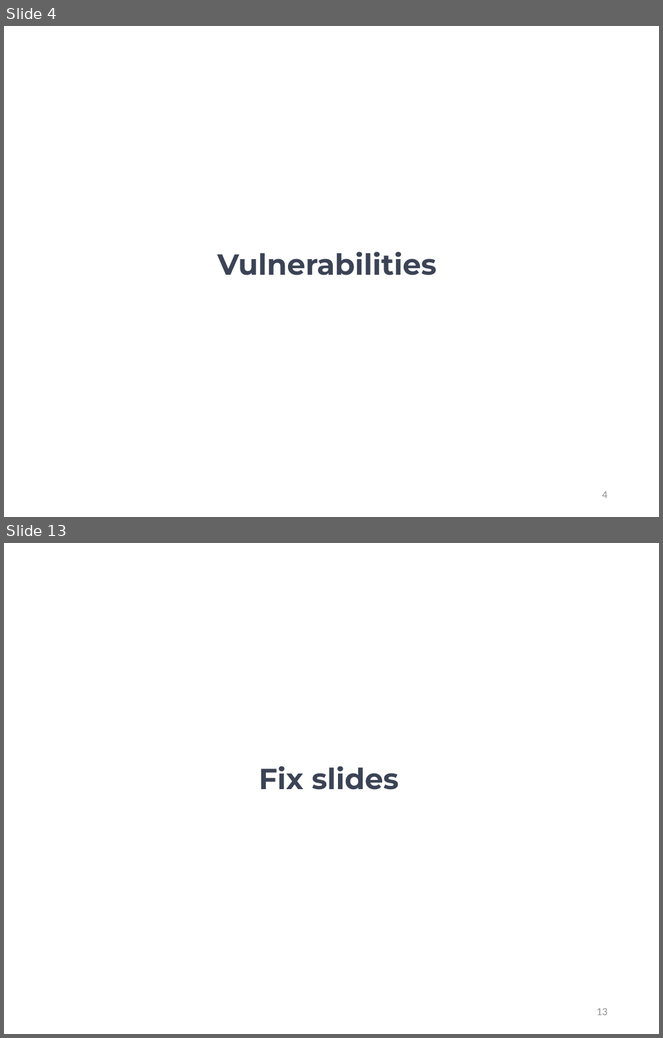
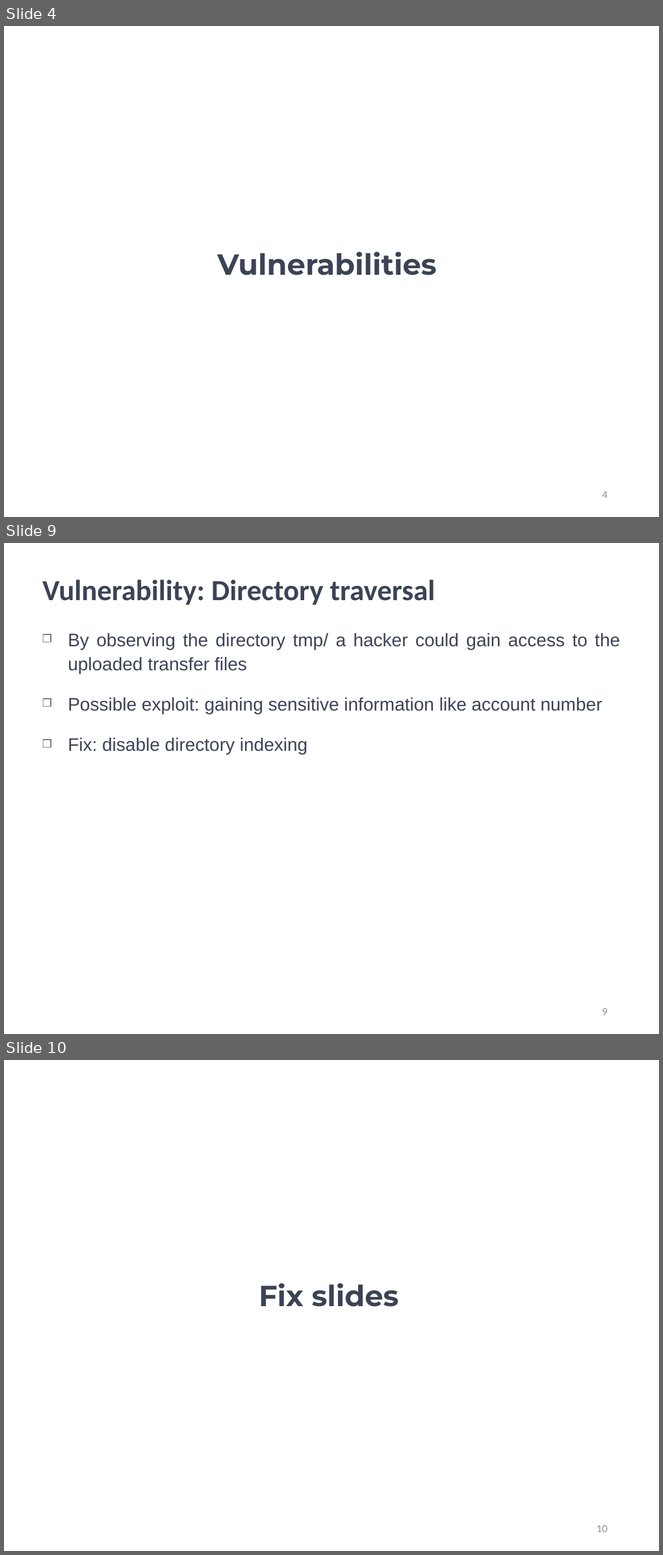
Before and after one commit to kwuerl/secure-coding-team-8, a slide deck: presentations/Phase3.ppt. Shown one above the other, each under a label of ours: slides 4 and 13 before the commit, slides 4, 9 and 10 after it; the slides between them are not shown. The pictures are 663x1038 and 663x1555 pixels, drawn with LibreOffice and Linux fonts; fonts in the diff are those of the drawing; background and template pictures are left out. Boxes give left, top, right and bottom in pixels: in the first picture for what was removed or moved away, otherwise in the second. Text is boxed around its words. In the diff, an @@ line names an element or a change of style, - is before the commit and + after.

```diff
--- a/presentations/Phase3.ppt
+++ b/presentations/Phase3.ppt
@@ slide 9 added at <box>4,543,659,1034</box>, background picture (left out) @@
@@ title added at <box>42,579,436,605</box>, 32 pt, text #3B4355, bold @@
+Vulnerability: Directory traversal
@@ text added at <box>68,633,620,754</box>, 20 pt, text #3B4355 @@
+❒ By observing the directory tmp/ a hacker could gain access to the uploaded transfer files
+❒ Possible exploit: gaining sensitive information like account number
+❒ Fix: disable directory indexing
@@ page number added at <box>602,1008,607,1016</box>, 12 pt, text #919293 @@
+9
@@ what was slide 13 is now slide 10 @@
@@ page number at <box>597,1525,608,1533</box>: text changed @@
-13
+10
```
Also in this commit, not shown: 3 slides changed, 2 other slides added, 6 slides removed.
